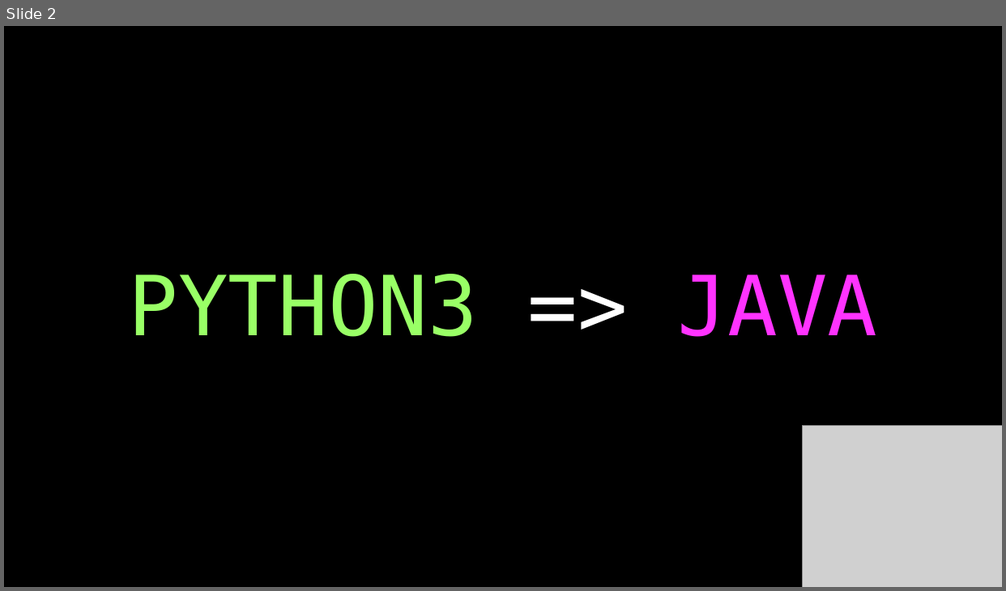
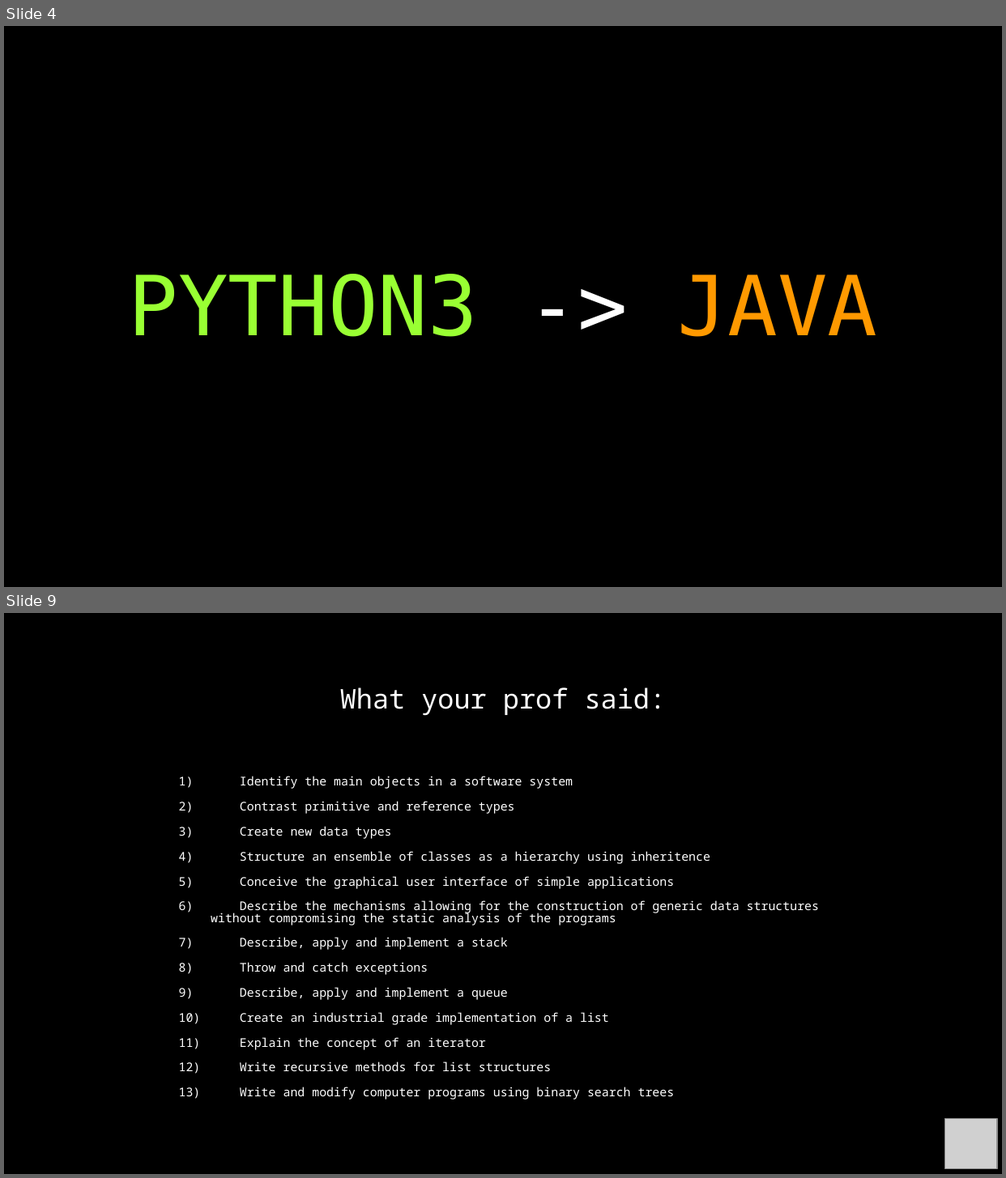
Before and after one commit to RyanFleck/Projects, a slide deck: Teaching/RCF_Py_Java_Tutorial.odp. Shown one above the other, each under a label of ours: slide 2 before the commit, slides 4 and 9 after it; the slides between them are not shown. The pictures are 1006x591 and 1006x1178 pixels, drawn with LibreOffice and Linux fonts; fonts in the diff are those of the drawing; grey boxes stand for pictures; background and template pictures are left out. Boxes give left, top, right and bottom in pixels: in the first picture for what was removed or moved away, otherwise in the second. Text is boxed around its words. In the diff, an @@ line names an element or a change of style, - is before the commit and + after.

```diff
--- a/Teaching/RCF_Py_Java_Tutorial.odp
+++ b/Teaching/RCF_Py_Java_Tutorial.odp
@@ slide 9 added at [4, 613, 1002, 1174], background #000000 @@
@@ text added at [211, 688, 819, 1100], 9.6 pt, text #FFFFFF @@
+What your prof said:
+1) Identify the main objects in a software system
+2) Contrast primitive and reference types
+3) Create new data types
+4) Structure an ensemble of classes as a hierarchy using inheritence
+5) Conceive the graphical user interface of simple applications
+6) Describe the mechanisms allowing for the construction of generic data structures without compromising the static analysis of the programs
+7) Describe, apply and implement a stack
+8) Throw and catch exceptions
+9) Describe, apply and implement a queue
+10) Create an industrial grade implementation of a list
+11) Explain the concept of an iterator
+12) Write recursive methods for list structures
+13) Write and modify computer programs using binary search trees
@@ picture added at [945, 1119, 997, 1169] @@
@@ what was slide 2 is now slide 4 @@
@@ slide 4 changed as well @@
@@ text at [128, 274, 878, 337]: text changed; text colour #99FF66 to #99FF33 @@
-PYTHON3 => JAVA
+PYTHON3 -> JAVA
@@ picture removed at [803, 426, 1002, 587] @@
```
Also in this commit, not shown: 1 other slide changed, 42 other slides added, 2 slides removed, 3 other files.
